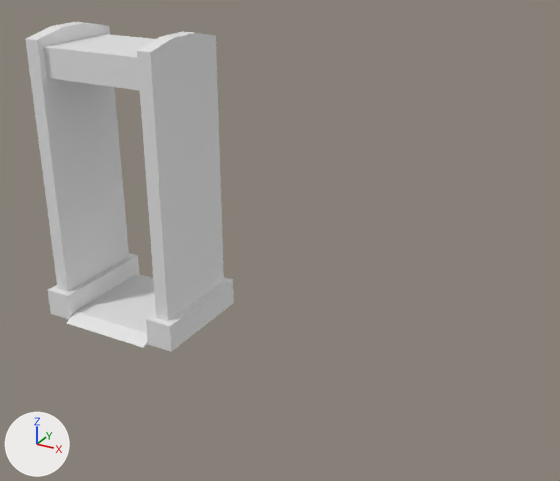
A saved change to the Blender file Blender/Main Scene/Props.blend.
Before and after are seen from a 50 mm lens placed at (6.78, -8.05, 5.64), pointed at (2.46, -0.2, 1.71). Arrows for +X, +Y and +Z are at lower left; the lights stay in place.

In view in the first picture: 'Metal_Detector'.
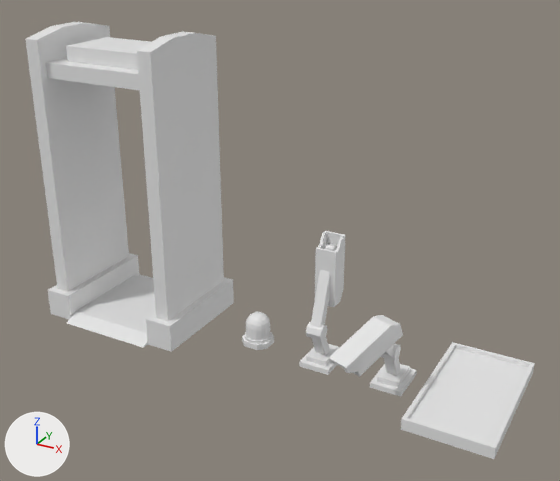
The newer file is also turned or shifted as a whole; pictures and numbers use the older file's frame.

Where the change shows, as pixel boxes (x1, y1, x2, y2) in the pictures (560 x 481 px; the box of a moved part takes in the faces that stretch with it):
'Monitor_Flat_1', added
    after: (401, 342, 535, 459)
'Camera_2', added
    after: (329, 315, 417, 397)
'Camera_1', added
    after: (299, 231, 345, 375)
'Alarm_Light', added
    after: (242, 312, 274, 350)
part 1 of me_cube_001, added
    after: (66, 37, 151, 70)
part 2 of me_cube_001, moved or reshaped
    before: (44, 34, 156, 91)
    after: (46, 58, 140, 91)

The change in detail:
me_cube_001 has 68 vertices, 58 faces and spans x -1.1..1.1, y -0.9..0.9, z 0.0..4.1.
me_cube_001 is used by ob_metal_detector; location (0.0, 0.0, 0.0).
Verts and faces of me_cube_001; kept vertices keep their numbers, new ones are numbered from 68.
Before the commit, vertices of me_cube_001: 17 (-0.8, -0.6, 3.9) at pixel (43, 47), 19 (-0.8, 0.6, 3.9) at pixel (105, 34), 21 (0.8, -0.6, 3.9), 23 (0.8, 0.6, 3.9).
me_cube_001 part 1: a new loose piece, a box spanning x -0.6..0.6, y -0.4..0.4, z 3.7..3.9.
Part 2, on me_cube_001:
Vertices 17, 19, 21, 23 move by (0.0, 0.0, -0.2).
Mesh me_cube_006 is new.
It has 24 vertices, 20 faces and spans x -0.96..0.96, y -0.54..0.54, z 0.0..0.2.
Mesh me_cube_005 is new.
It has 99 vertices, 80 faces and spans x -0.37..0.22, y -1.3..0.28, z 0.0..1.16.
Mesh me_cube_002 is new.
It has 95 vertices, 80 faces and spans x -0.21..0.21, y -0.32..0.28, z 0.0..1.75.
Mesh me_cube is new.
It has 210 vertices, 186 faces and spans x -0.2..0.2, y -0.2..0.2, z 0.0..0.451.
Object 'Monitor_Flat_1' (ob_monitor_flat_1) is new; it shows me_cube_006.
Its location is (5.0, 0.0, 0.0).
Its rotation in degrees is (0, 0, 90).
Object 'Camera_2' (ob_camera_2) is new; it shows me_cube_005.
Its location is (4.0, 0.0, 0.0).
Object 'Camera_1' (ob_camera_1) is new; it shows me_cube_002.
Its location is (3.0, 0.0, 0.0).
Object 'Alarm_Light' (ob_alarm_light) is new; it shows me_cube.
Its location is (2.0, 0.0, 0.0).
